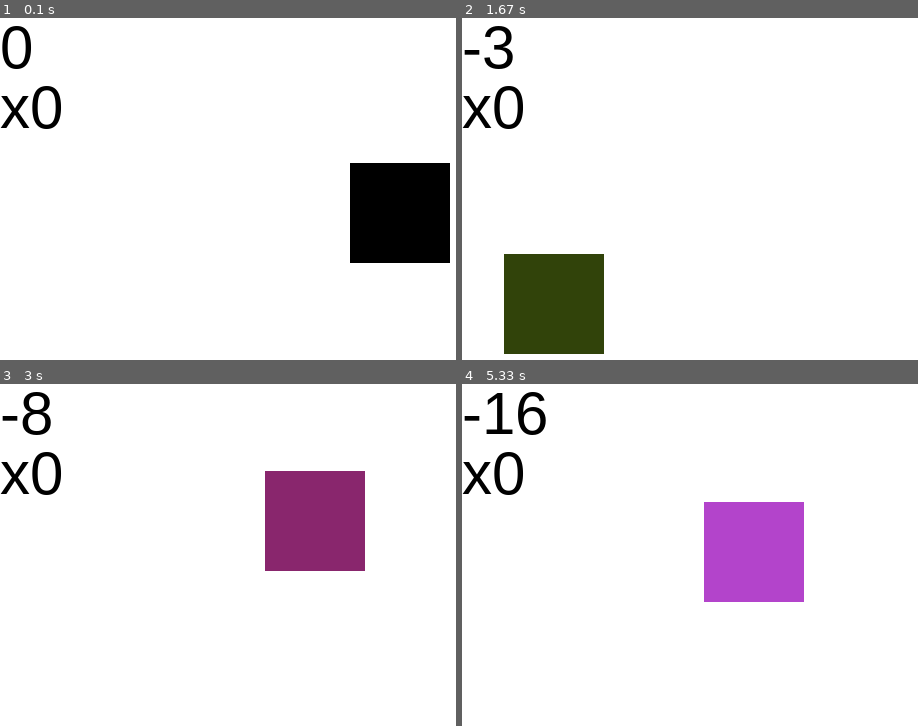
Above: before the commit, frames 1-4 (two rows, left to right).
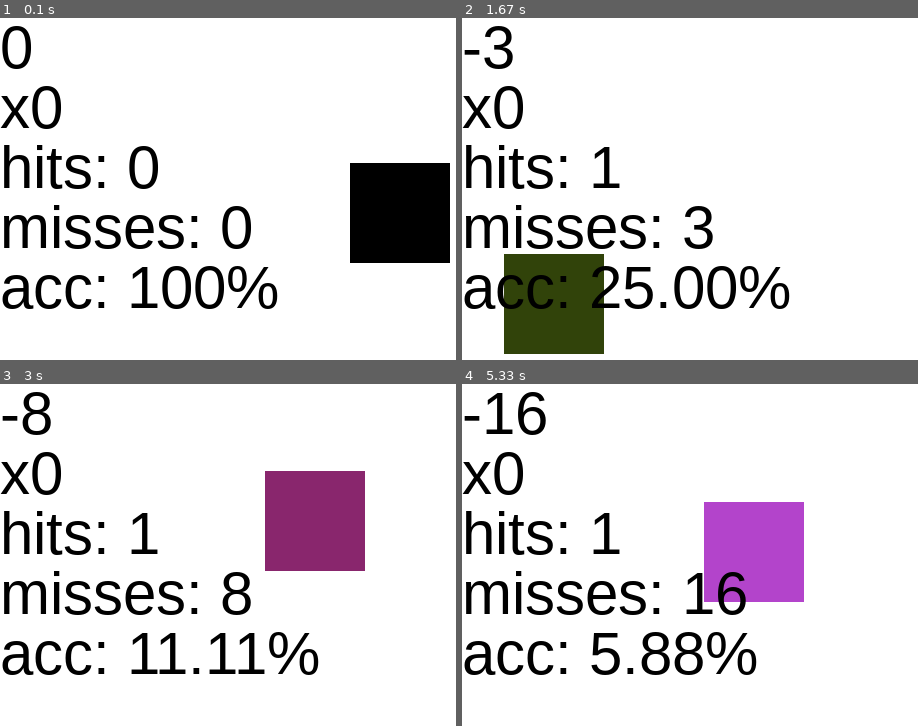
Above: after the commit, the same moments.

Repository: KacperLAB/pygame-game
Game: pygame game, started from game.py
Two runs of this game, one before a commit and one after it. Both use one fixed random seed, a clock stepped at 60 frames per second and the inputs below.
Inputs (mouse positions are in pixels of both pictures, inside the frame that each line leads up to):
- Up to frame 1 (0.1 s): no input
- Up to frame 2 (1.67 s): click (outside the picture) at 0.38 s; click (867, 240) at 0.72 s; click (617, 151) at 1.05 s; click (outside the picture) at 1.38 s
- Up to frame 3 (3 s): click (414, 445) at 1.72 s; click (364, 681) at 2.05 s; click (373, 510) at 2.38 s; click (287, 496) at 2.72 s
- Up to frame 4 (5.33 s): click (outside the picture) at 3.05 s; click (outside the picture) at 3.38 s; click (outside the picture) at 3.72 s; click (630, 500) at 4.05 s; click (899, 561) at 4.38 s; click (626, 555) at 4.72 s; click (740, 695) at 5.05 s

The runs differ from the first frame. In frame 1, 6.0% of the frame differs, in the area x 0-61%, y 37-86%; in frame 2, 6.2%; in frame 3, 6.0%; in frame 4, 6.3%, in the area x 0-65%, y 37-86%.

Commit message:
dodany licznik dokładności

Diff:
--- a/game.py
+++ b/game.py
@@ -2,7 +2,6 @@
 import pygame,random,time
 
 pygame.init()
-
 
 TIME_LIMIT = 2
 WIDTH = 800
@@ -66,18 +65,29 @@
 
 score = 0
 combo = 0
+hits = 0
+misses = 0
+
 
 
 while True:
-
+    if(misses == 0):
+        acc = 100
+    else:
+        acc = (hits/(hits+misses))*100
+        acc = format(acc,'.2f')
     score_text = font.render(str(score),True,BLACK)
     combo_text = font.render("x"+str(combo),True,BLACK)
+    hits_text = font.render("hits: "+ str(hits),True,BLACK)
+    misses_text = font.render("misses: "+ str(misses),True,BLACK)
+    acc_text = font.render("acc: "+ str(acc) +"%",True,BLACK)
 
     current_time = time.time()
     for button in buttons:
         if current_time - button.last_shown > TIME_LIMIT:
         # Button timed out, change position
             score -= 1
+            misses += 1
             button.change_position()
             button.change_color()
             button.last_shown = current_time  # Update last shown time
@@ -96,6 +106,7 @@
                 button.change_position()
                 score += 1*combo
                 combo += 1
+                hits += 1
                 button.last_shown = current_time
                 if score % 10 == 0:
                     button.change_size()
@@ -103,12 +114,17 @@
             if not clicked_buttons:
                 score -= 1
                 combo = 0
+                misses += 1
 
     screen.fill(WHITE)
-    screen.blit(score_text,(0,0))
-    screen.blit(combo_text,(0,60))
 
     for button in buttons:
         button.draw_button(screen)
 
+    screen.blit(score_text,(0,0))
+    screen.blit(combo_text,(0,60))
+    screen.blit(hits_text,(0,120))
+    screen.blit(misses_text,(0,180))
+    screen.blit(acc_text,(0,240))
+
     pygame.display.update()
--- /dev/null
+++ b/test.py
@@ -0,0 +1,9 @@
+import mysql.connector
+
+mydb = mysql.connector.connect(
+    host="localhost",
+    user="root",
+    password=""
+)
+mycursor = mydb.cursor()
+mycursor.execute("CREATE DATABASE testdb")
